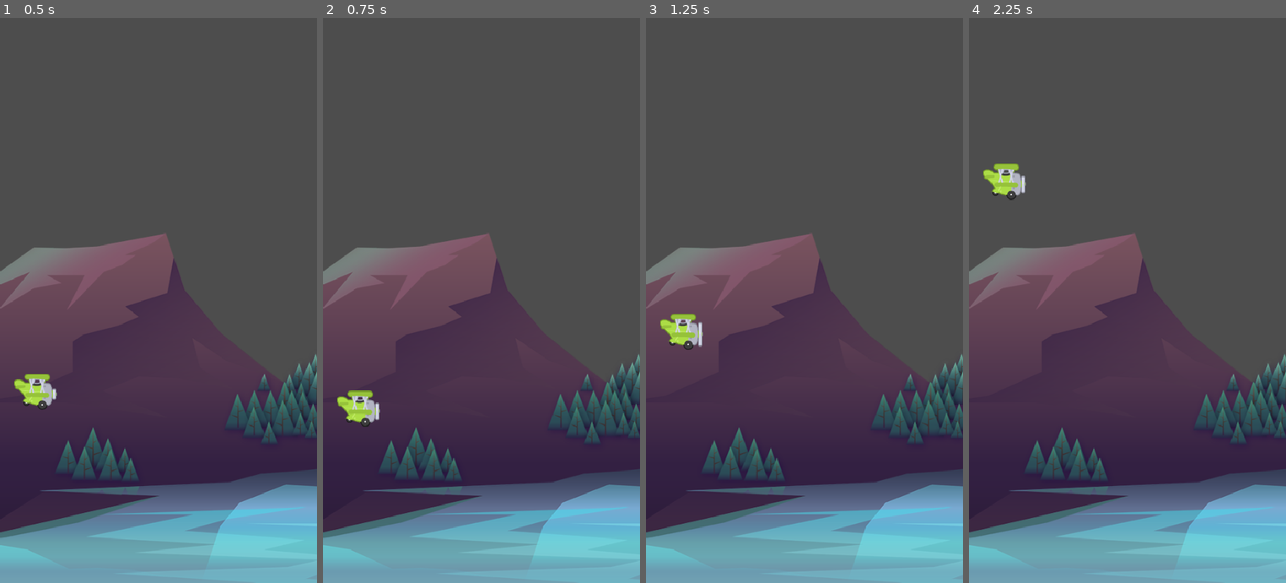
Above: before the commit, frames 1-4 (left to right).
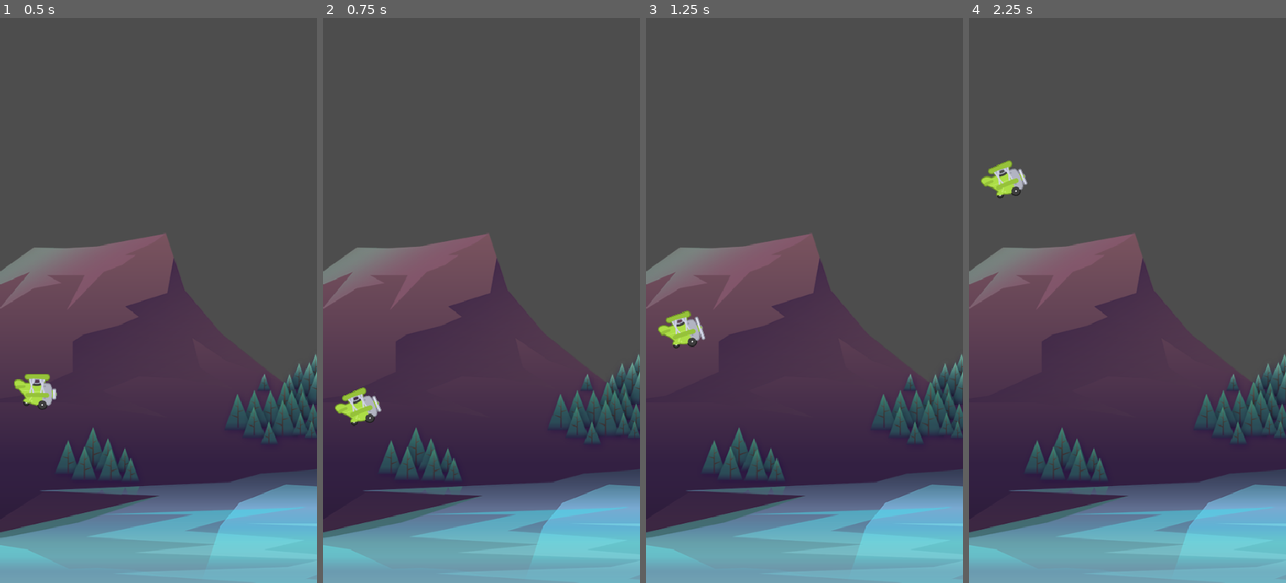
Above: after the commit, the same moments.

Repository: nodrog051/Tappy
Game: Godot game, scene res://Scenes/Game/Game.tscn
Same seed, same stepped clock (60 frames per second), same inputs: the game is played once before the commit and once after it.
Inputs:
- Up to frame 1 (0.5 s): no input
- Up to frame 2 (0.75 s): tap Space (jump) at 0.6 s
- Up to frame 3 (1.25 s): tap Space (jump) at 0.77, 1.07 s
- Up to frame 4 (2.25 s): tap Space (jump) at 1.35, 1.52, 1.82, 2.1 s

Frame 1 is identical in both runs. In frame 2, 0.5% of the frame differs, in the area x 3-19%, y 65-73%; in frame 3, 0.5%, in the area x 3-19%, y 51-59%; in frame 4, 0.5%.

Commit message:
Added jump animation
Added jump animation using AnimationPlayer node added to the Plane scene

Diff:
--- a/Scenes/Plane/Plane.gd
+++ b/Scenes/Plane/Plane.gd
@@ -1,6 +1,8 @@
 extends CharacterBody2D
 
 const JUMP_POWER: float = -350.0
+@onready var animation_player: AnimationPlayer = $AnimationPlayer
+
 var _gravity: float = ProjectSettings.get_setting("physics/2d/default_gravity")
 
 # Called when the node enters the scene tree for the first time.
@@ -16,5 +18,6 @@
 	velocity.y += _gravity * delta
 	if Input.is_action_just_pressed("jump") == true:
 		velocity.y = JUMP_POWER
+		animation_player.play("jump")
 
 	move_and_slide()
--- a/Scenes/Plane/Plane.tscn
+++ b/Scenes/Plane/Plane.tscn
@@ -35,6 +35,44 @@
 [sub_resource type="CircleShape2D" id="CircleShape2D_c1i0r"]
 radius = 26.0
 
+[sub_resource type="Animation" id="Animation_p0ear"]
+resource_name = "jump"
+length = 0.3
+step = 0.1
+tracks/0/type = "value"
+tracks/0/imported = false
+tracks/0/enabled = true
+tracks/0/path = NodePath("AnimatedSprite2D:rotation")
+tracks/0/interp = 1
+tracks/0/loop_wrap = true
+tracks/0/keys = {
+"times": PackedFloat32Array(0, 0.1, 0.2, 0.3),
+"transitions": PackedFloat32Array(1, 1, 1, 1),
+"update": 0,
+"values": [-0.261799, -0.436332, -0.218166, 0.0]
+}
+
+[sub_resource type="Animation" id="Animation_kvaiv"]
+length = 0.001
+tracks/0/type = "value"
+tracks/0/imported = false
+tracks/0/enabled = true
+tracks/0/path = NodePath("AnimatedSprite2D:rotation")
+tracks/0/interp = 1
+tracks/0/loop_wrap = true
+tracks/0/keys = {
+"times": PackedFloat32Array(0),
+"transitions": PackedFloat32Array(1),
+"update": 0,
+"values": [0.0]
+}
+
+[sub_resource type="AnimationLibrary" id="AnimationLibrary_kvaiv"]
+_data = {
+&"RESET": SubResource("Animation_kvaiv"),
+&"jump": SubResource("Animation_p0ear")
+}
+
 [node name="Plane" type="CharacterBody2D"]
 script = ExtResource("1_p0ear")
 
@@ -48,3 +86,8 @@
 [node name="CollisionShape2D" type="CollisionShape2D" parent="."]
 position = Vector2(5, 0)
 shape = SubResource("CircleShape2D_c1i0r")
+
+[node name="AnimationPlayer" type="AnimationPlayer" parent="."]
+libraries = {
+&"": SubResource("AnimationLibrary_kvaiv")
+}
Not shown: 1 places in Scenes/Plane/Plane.tscn that only renumber resources
